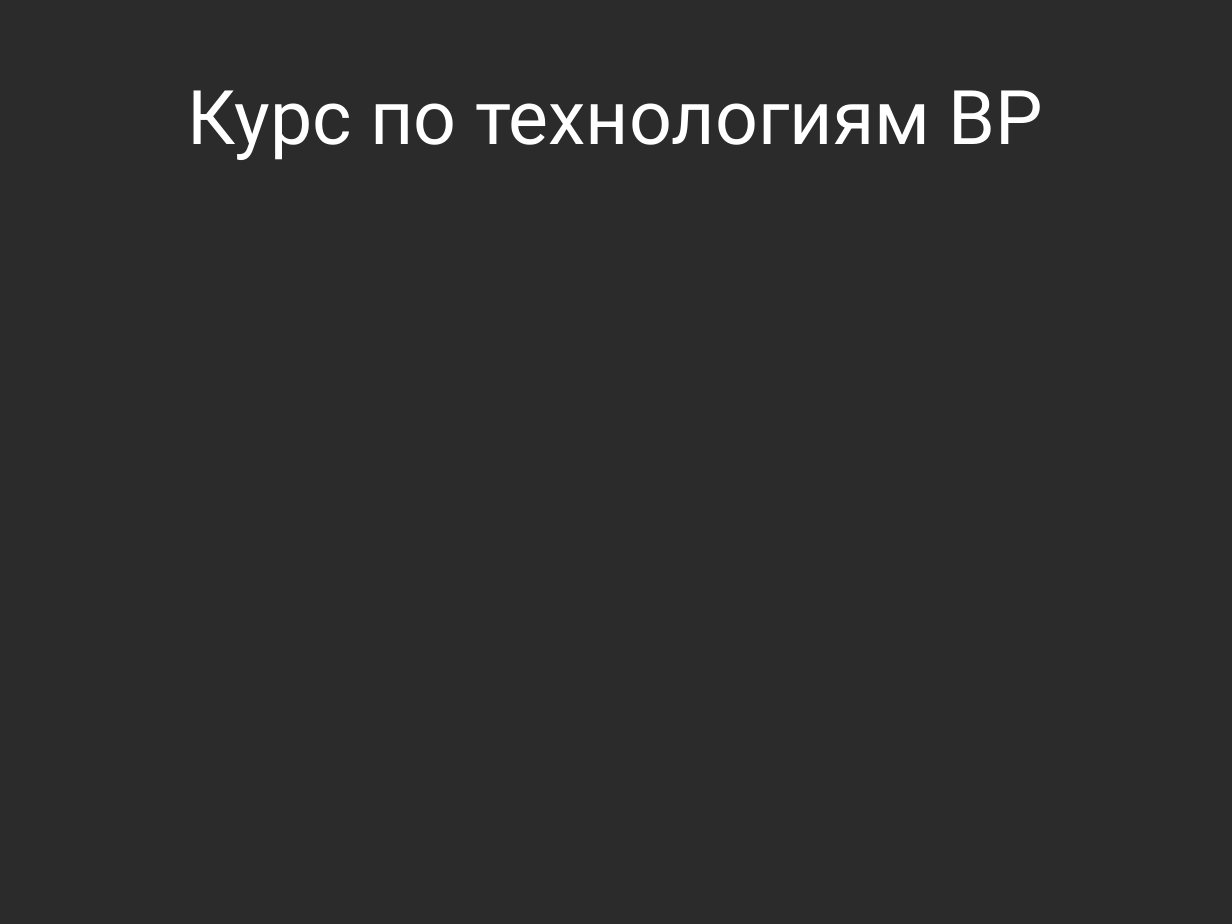
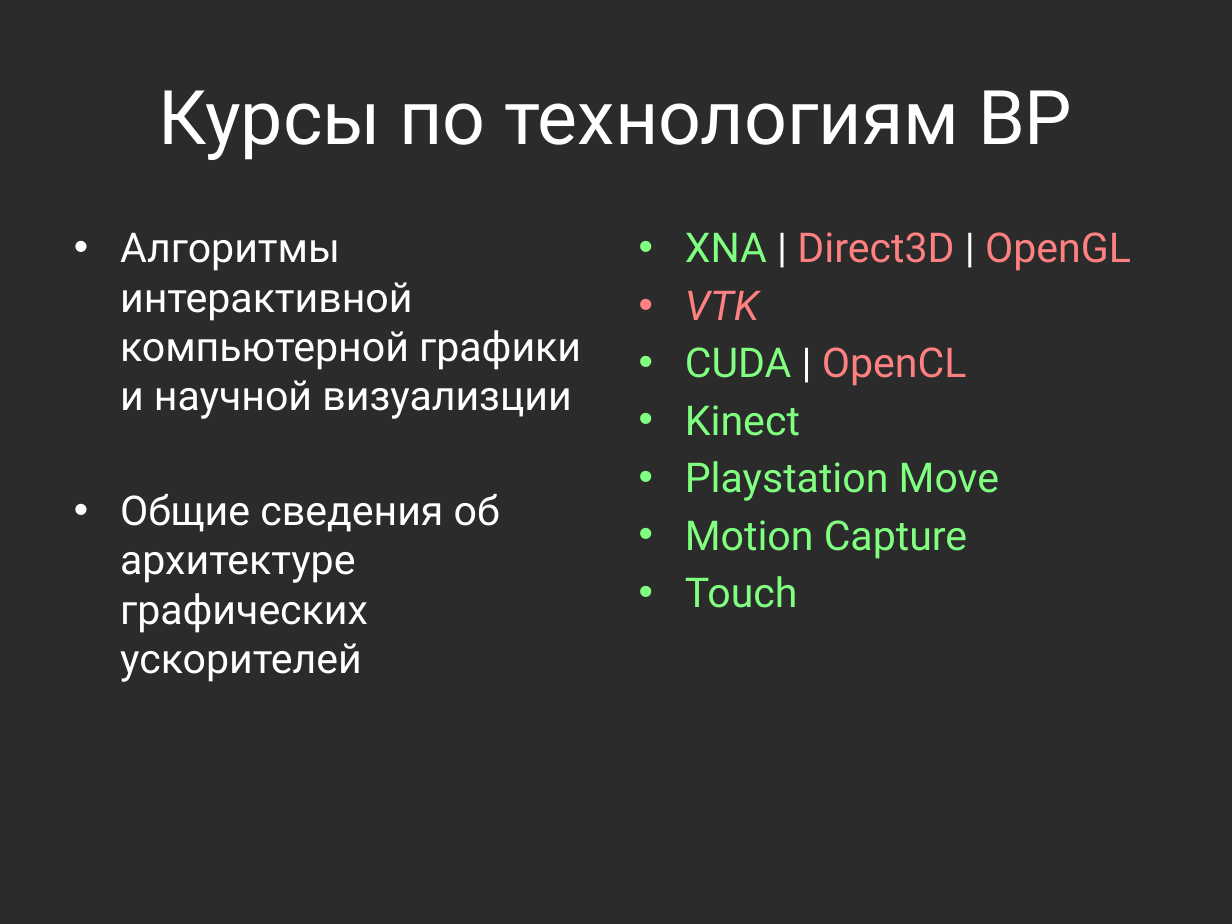
Before and after one commit to Jacobi20/quadro-xds, a slide deck: slide 12 of Docs/IT_Moscow.pptx (slide 7 before the commit). Drawn at 1232x924 pixels with LibreOffice and Linux fonts; fonts in the diff are those of the drawing; background and template pictures are left out; a plain dark background stands for a picture behind light text. Boxes give left, top, right and bottom in pixels: in the first picture for what was removed or moved away, otherwise in the second. Text is boxed around its words. In the diff, an @@ line names an element or a change of style, - is before the commit and + after.

```diff
--- a/Docs/IT_Moscow.pptx
+++ b/Docs/IT_Moscow.pptx
@@ title at (158, 90, 1072, 160): text changed @@
-Курс по технологиям ВР
+Курсы по технологиям ВР
@@ text added at (120, 232, 581, 682), 24 pt, text #FFFFFF @@
+• Алгоритмы интерактивной компьютерной графики и научной визуализции
+• Общие сведения об архитектуре графических ускорителей
@@ text added at (685, 232, 1131, 608), 24 pt, text #80FF80 @@
+• XNA | Direct3D | OpenGL
+• VTK
+• CUDA | OpenCL
+• Kinect
+• Playstation Move
+• Motion Capture
+• Touch
```
Also in this commit, not shown: 6 slides added, 1 slide removed, 3 other files.
